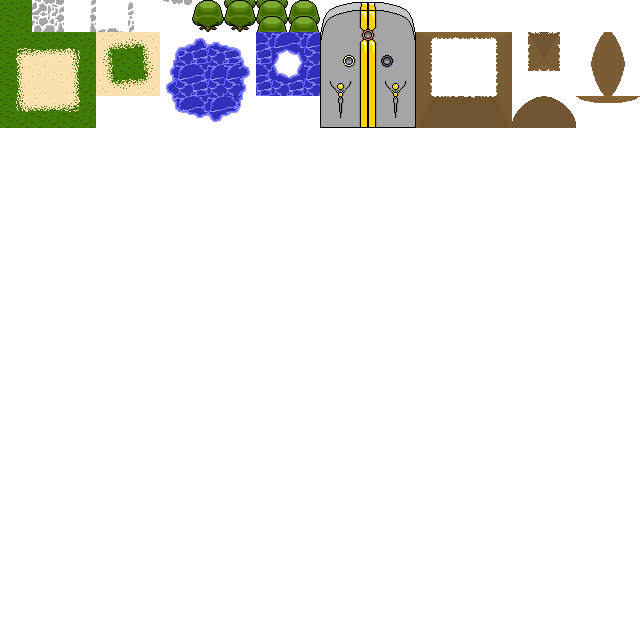
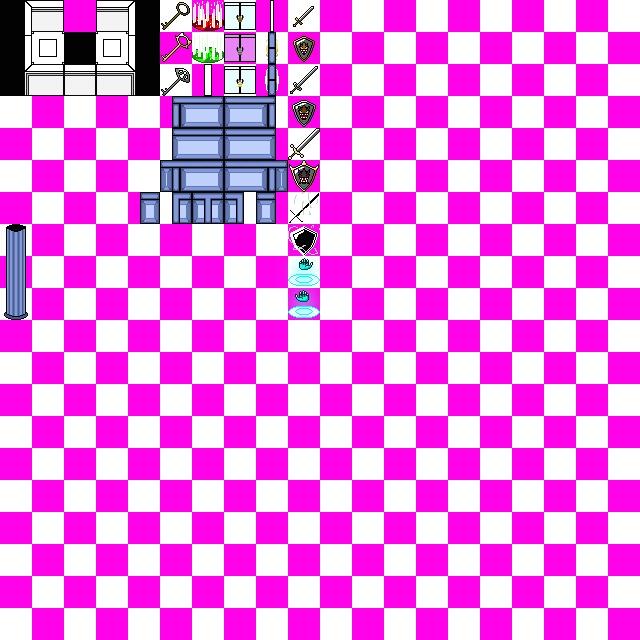
Two versions of the same layered image (640×640). Layer-by-layer changes:
hid "Layer 0" over [0, 0, 640, 128]
added layer "Layer 2" above "Layer 1" over [0, 0, 320, 320]
showed "Layer 1" over [0, 0, 640, 640]
